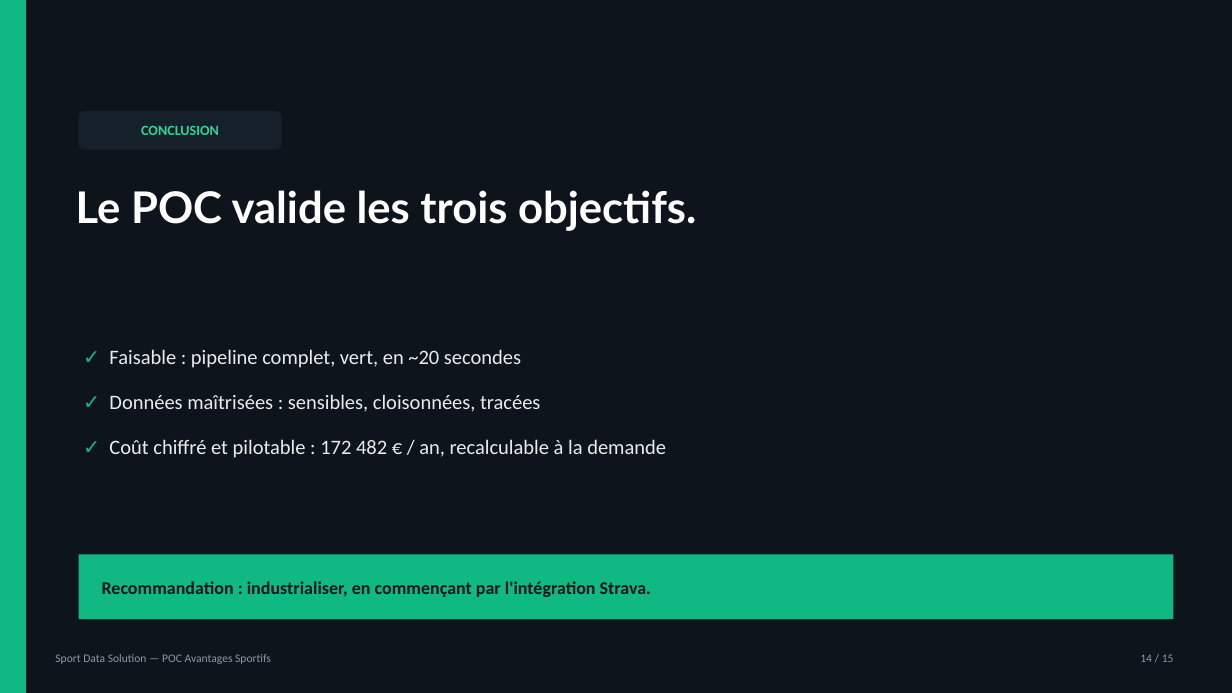
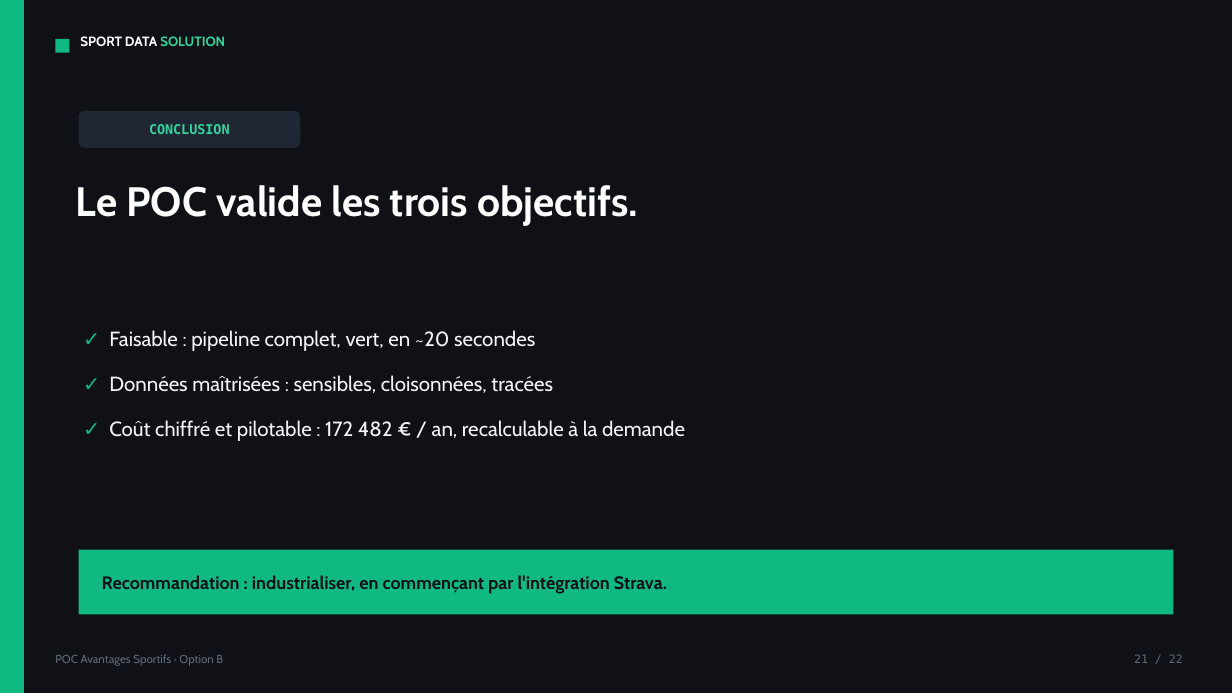
Before and after one commit to MoyLiG/P12_projet_infrastructure, a slide deck: slide 21 of docs/soutenance/Le_Gall_Morgan_Option_B_1_support_062026.pptx (slide 14 before the commit). Drawn at 1232x693 pixels with LibreOffice and Linux fonts; fonts in the diff are those of the drawing. Boxes give left, top, right and bottom in pixels: in the first picture for what was removed or moved away, otherwise in the second. Text is boxed around its words. In the diff, an @@ line names an element or a change of style, - is before the commit and + after.

```diff
--- a/docs/soutenance/Le_Gall_Morgan_Option_B_1_support_062026.pptx
+++ b/docs/soutenance/Le_Gall_Morgan_Option_B_1_support_062026.pptx
@@ rectangle at <box>0,0,1232,693</box>: fill #0E141B to #0F1117 @@
@@ rectangle added at <box>55,39,69,53</box>, fill #10B981 @@
@@ text added at <box>80,36,225,46</box>, 10.5 pt, text #FFFFFF, bold @@
+SPORT DATA SOLUTION
@@ rounded rectangle "CONCLUSION": place and size @@
-rounded rectangle "CONCLUSION" at <box>79,111,282,150</box>
+rounded rectangle "CONCLUSION" at <box>79,111,300,148</box>
@@ rounded rectangle "CONCLUSION" at <box>79,111,300,148</box>: size 11 to 10.5 pt, font Calibri to DejaVu Sans Mono; fill #16202B to #1E2733 @@
@@ text "Le POC valide les trois ..." at <box>76,185,638,226</box>: size 34 to 32 pt, font Lato to Cabin @@
@@ text "✓ Faisable : pipeline complet, ...": place and size @@
-text "✓ Faisable : pipeline complet, ..." at <box>109,349,666,458</box>
+text "✓ Faisable : pipeline complet, ..." at <box>109,330,685,441</box>
@@ text "✓ Faisable : pipeline complet, ..." at <box>109,330,685,441</box>: font Calibri to Cabin, text colour #E7ECEA to #F4F4F5 @@
@@ rectangle: place and size @@
-rectangle at <box>79,555,1174,619</box>
+rectangle at <box>79,550,1174,615</box>
@@ text "Recommandation : industrialiser, en commençant ..." at <box>102,575,667,594</box>: font Calibri to Cabin, text colour #0E141B to #0F1117 @@
@@ text at <box>55,654,223,666</box>: text changed; font Calibri to Cabin; text colour #8A99A6 to #5B6B7A @@
-Sport Data Solution — POC Avantages Sportifs
+POC Avantages Sportifs · Option B
@@ text added at <box>1134,654,1183,663</box>, 9 pt, text #5B6B7A @@
+21 / 22
@@ text removed at <box>1140,654,1174,662</box> @@
-14 / 15
```
Also in this commit, not shown: 14 other slides changed, 7 slides added, 6 other files.
